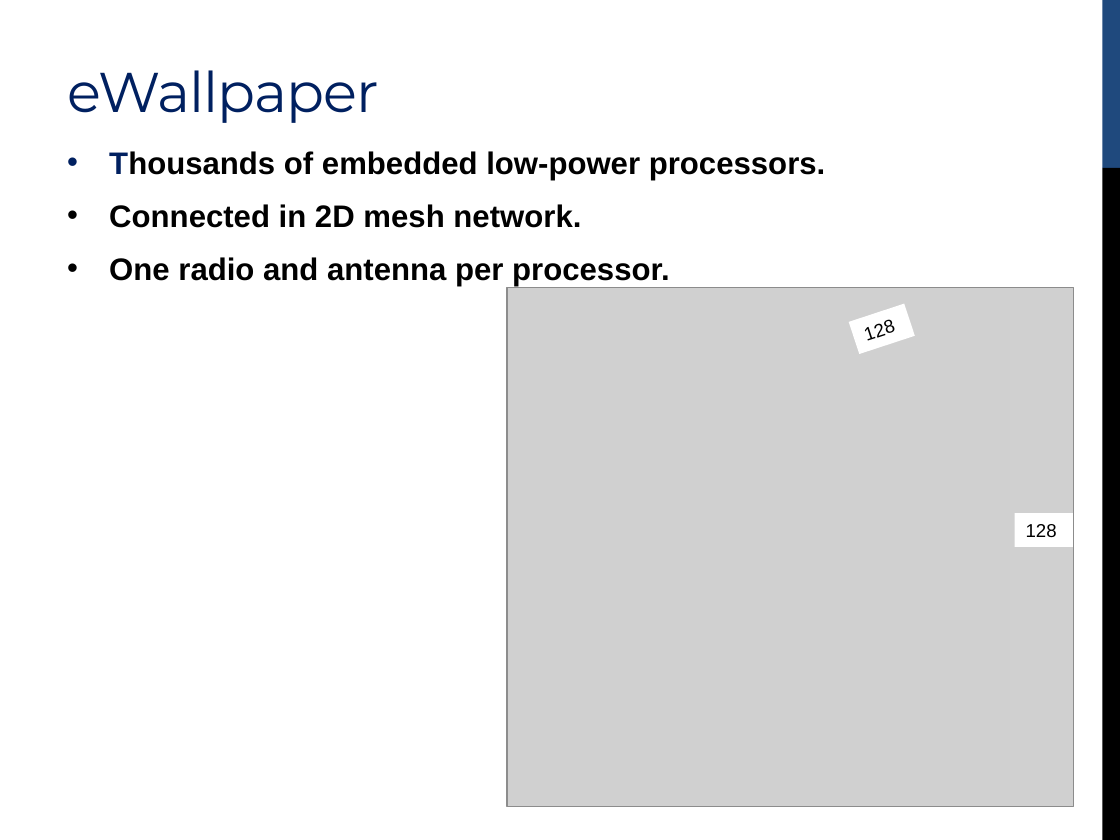
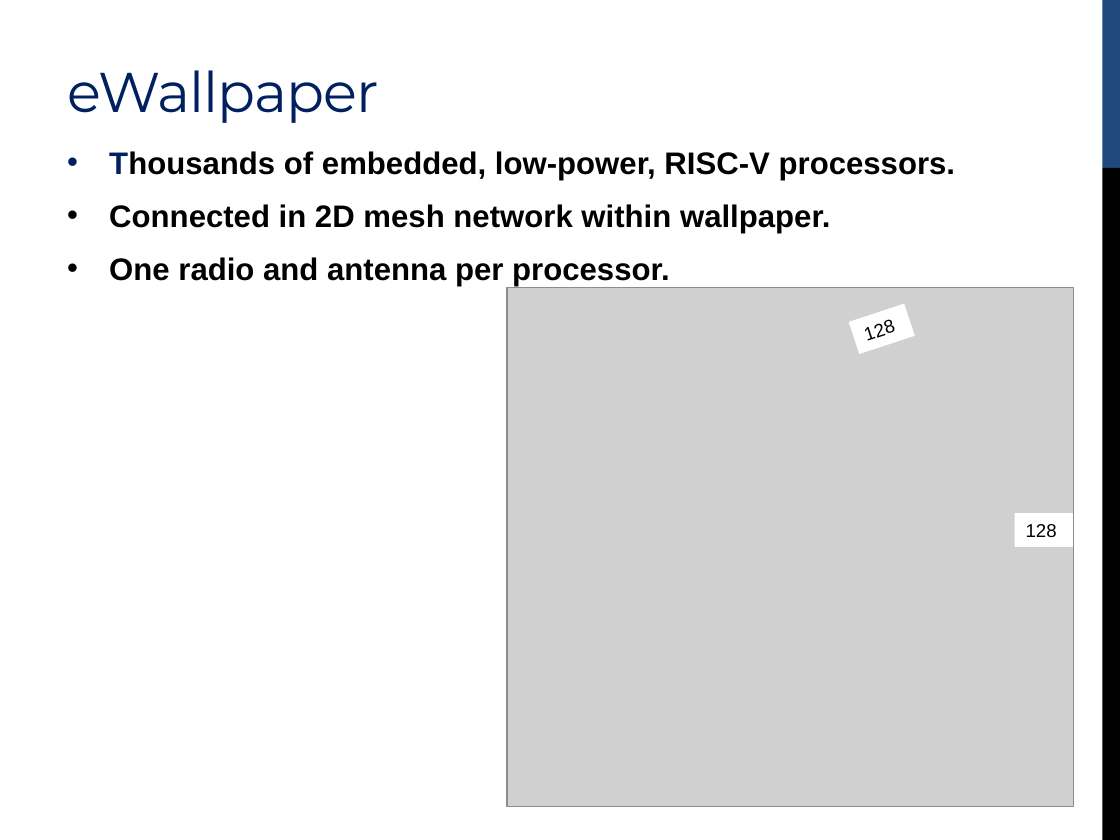
Before and after one commit to simonscott/ewallpaper_imaging, a slide deck: slide 2 of presentation/cs252_presentation_li_scott.pptx. Drawn at 1120x840 pixels with LibreOffice and Linux fonts; fonts in the diff are those of the drawing; grey boxes stand for pictures. Boxes give left, top, right and bottom in pixels: in the first picture for what was removed or moved away, otherwise in the second. Text is boxed around its words. In the diff, an @@ line names an element or a change of style, - is before the commit and + after.

Commit message:
More slides

```diff
--- a/presentation/cs252_presentation_li_scott.pptx
+++ b/presentation/cs252_presentation_li_scott.pptx
@@ text at (109, 151, 955, 233): text changed @@
-• Thousands of embedded low-power processors.
-• Connected in 2D mesh network.
+• Thousands of embedded, low-power, RISC-V processors.
+• Connected in 2D mesh network within wallpaper.
```
Also in this commit, not shown: 5 other slides changed, 17 slides added, 6 slides removed.
